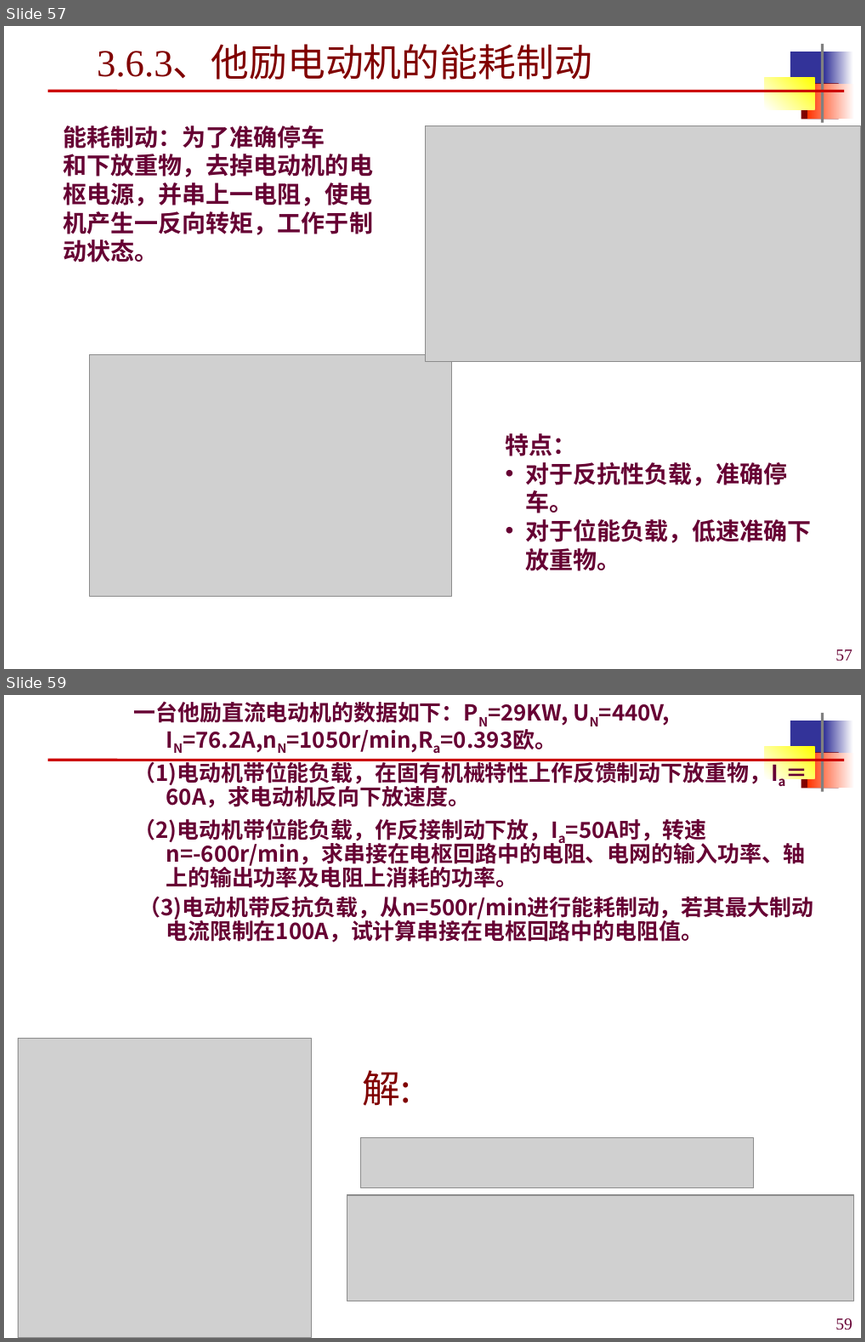
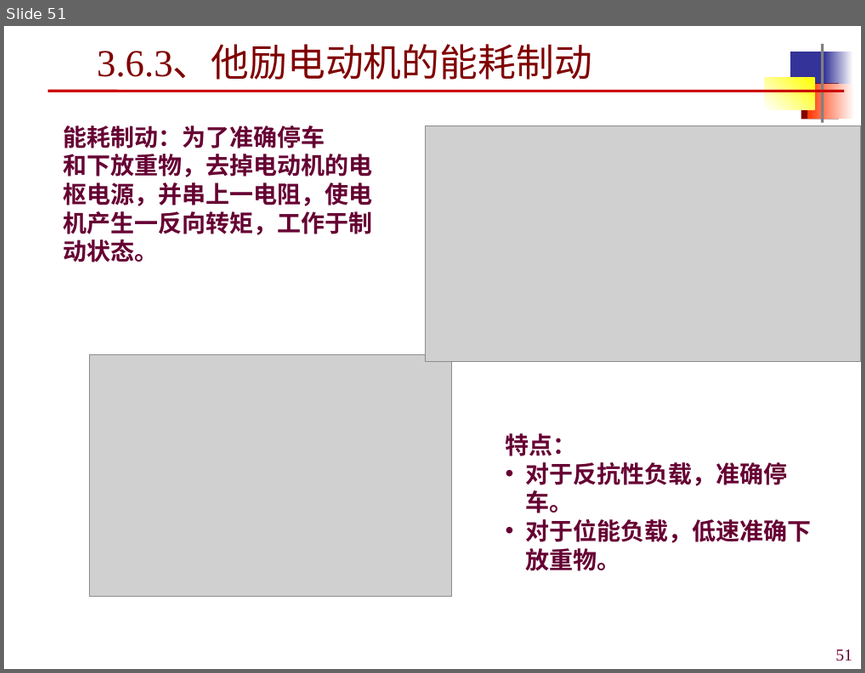
Before and after one commit to origin2007/mechatronic_transmission_control, a slide deck: 机电传动控制3-直流电机.ppt. Shown one above the other, each under a label of ours: slides 57 and 59 before the commit, slide 51 after it; the slides between them are not shown. The pictures are 865x1342 and 865x673 pixels, drawn with LibreOffice and Linux fonts; fonts in the diff are those of the drawing; grey boxes stand for pictures. Boxes give left, top, right and bottom in pixels: in the first picture for what was removed or moved away, otherwise in the second. Text is boxed around its words. In the diff, an @@ line names an element or a change of style, - is before the commit and + after.

Commit message:
修改了直流电机部分的教案

```diff
--- a/机电传动控制3-直流电机.ppt
+++ b/机电传动控制3-直流电机.ppt
@@ slide 59 removed at bbox=[4, 695, 861, 1338], background #FFFFFF; not listed: 7 template elements that a slide beside it also shows @@
@@ text removed at bbox=[134, 701, 813, 942] @@
-一台他励直流电动机的数据如下：PN=29KW, UN=440V, IN=76.2A,nN=1050r/min,Ra=0.393欧。
-（1)电动机带位能负载，在固有机械特性上作反馈制动下放重物，Ia＝60A，求电动机反向下放速度。
-（2)电动机带位能负载，作反接制动下放，Ia=50A时，转速 n=-600r/min，求串接在电枢回路中的电阻、电网的输入功率、轴上的输出功率及电阻上消耗的功率。
-（3)电动机带反抗负载，从n=500r/min进行能耗制动，若其最大制动电流限制在100A，试计算串接在电枢回路中的电阻值。
@@ picture removed at bbox=[18, 1038, 312, 1338] @@
@@ text removed at bbox=[362, 1070, 410, 1106] @@
-解:
@@ picture removed at bbox=[361, 1138, 754, 1188] @@
@@ picture removed at bbox=[347, 1195, 854, 1300] @@
@@ page number removed at bbox=[835, 1318, 852, 1330] @@
-59
@@ what was slide 57 is now slide 51 @@
@@ page number at bbox=[835, 649, 852, 661]: text changed @@
-57
+51
```
Also in this commit, not shown: 4 slides changed, 10 other slides removed.
